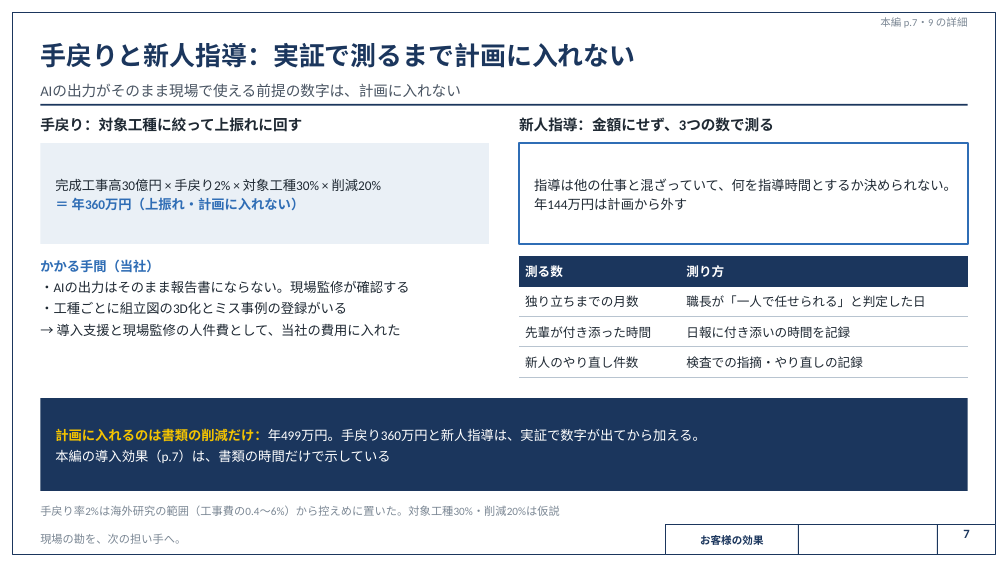
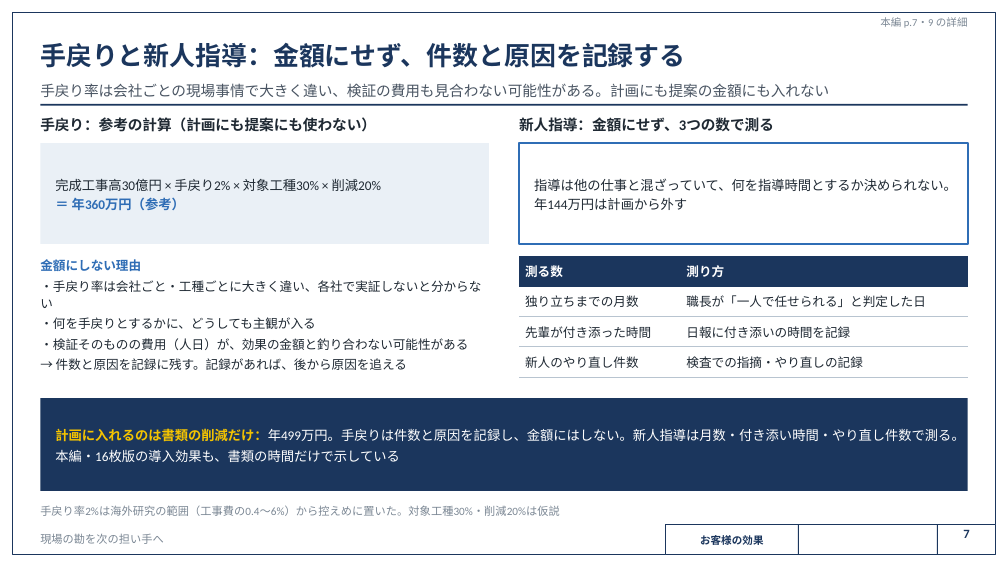
Before and after one commit to SEITOSHIKI/-ai-commute-audio-, a slide deck: slide 7 of deck/カンツギ_事業計画書_計算詳細版.pptx. Drawn at 1008x567 pixels with LibreOffice and Linux fonts; fonts in the diff are those of the drawing; background and template pictures are left out. Boxes give left, top, right and bottom in pixels: in the first picture for what was removed or moved away, otherwise in the second. Text is boxed around its words. In the diff, an @@ line names an element or a change of style, - is before the commit and + after.

```diff
--- a/deck/カンツギ_事業計画書_計算詳細版.pptx
+++ b/deck/カンツギ_事業計画書_計算詳細版.pptx
@@ text at <box>40,43,685,68</box>: text changed @@
-手戻りと新人指導：実証で測るまで計画に入れない
+手戻りと新人指導：金額にせず、件数と原因を記録する
@@ text at <box>40,83,829,97</box>: text changed @@
-AIの出力がそのまま現場で使える前提の数字は、計画に入れない
+手戻り率は会社ごとの現場事情で大きく違い、検証の費用も見合わない可能性がある。計画にも提案の金額にも入れない
@@ text at <box>40,117,376,132</box>: text changed @@
-手戻り：対象工種に絞って上振れに回す
+手戻り：参考の計算（計画にも提案にも使わない）
@@ text at <box>72,197,185,210</box>: text changed @@
-＝ 年360万円（上振れ・計画に入れない）
+＝ 年360万円（参考）
@@ text at <box>40,259,481,370</box>: text changed; size 9.5 to 9 pt @@
-かかる手間（当社）
-・AIの出力はそのまま報告書にならない。現場監修が確認する
-・工種ごとに組立図の3D化とミス事例の登録がいる
-→ 導入支援と現場監修の人件費として、当社の費用に入れた
+金額にしない理由
+・手戻り率は会社ごと・工種ごとに大きく違い、各社で実証しないと分からない
+・何を手戻りとするかに、どうしても主観が入る
+・検証そのものの費用（人日）が、効果の金額と釣り合わない可能性がある
+→ 件数と原因を記録に残す。記録があれば、後から原因を追える
@@ text at <box>55,428,964,462</box>: text changed @@
-計画に入れるのは書類の削減だけ：年499万円。手戻り360万円と新人指導は、実証で数字が出てから加える。
-本編の導入効果（p.7）は、書類の時間だけで示している
+計画に入れるのは書類の削減だけ：年499万円。手戻りは件数と原因を記録し、金額にはしない。新人指導は月数・付き添い時間・やり直し件数で測る。
+本編・16枚版の導入効果も、書類の時間だけで示している
@@ text at <box>40,534,164,544</box>: text changed @@
-現場の勘を、次の担い手へ。
+現場の勘を次の担い手へ
```
Also in this commit, not shown: 30 other slides changed, 34 other files.
